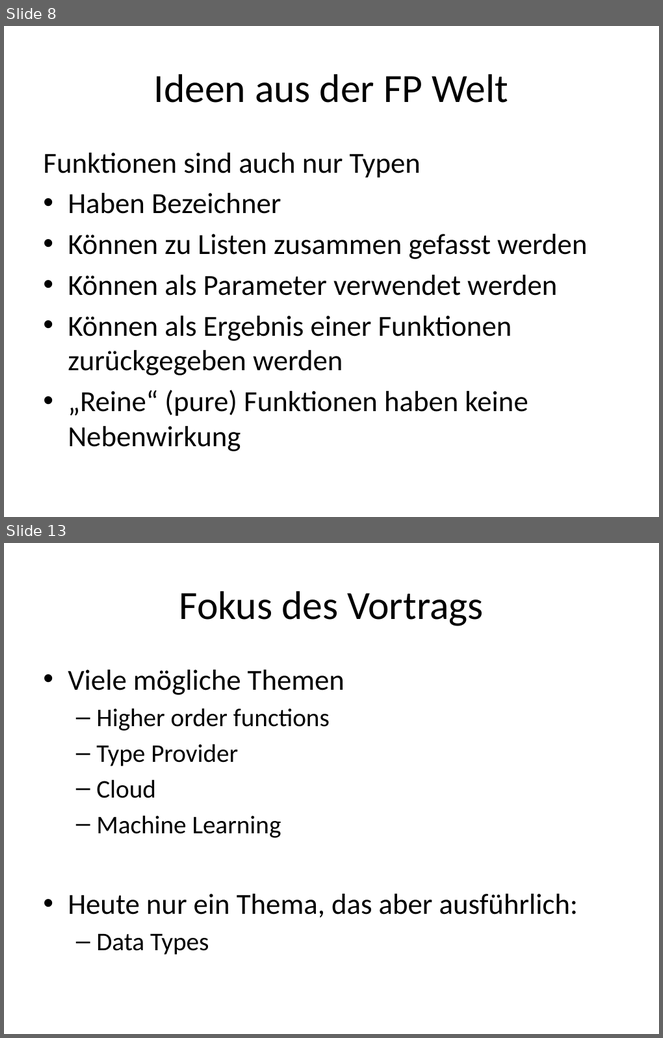
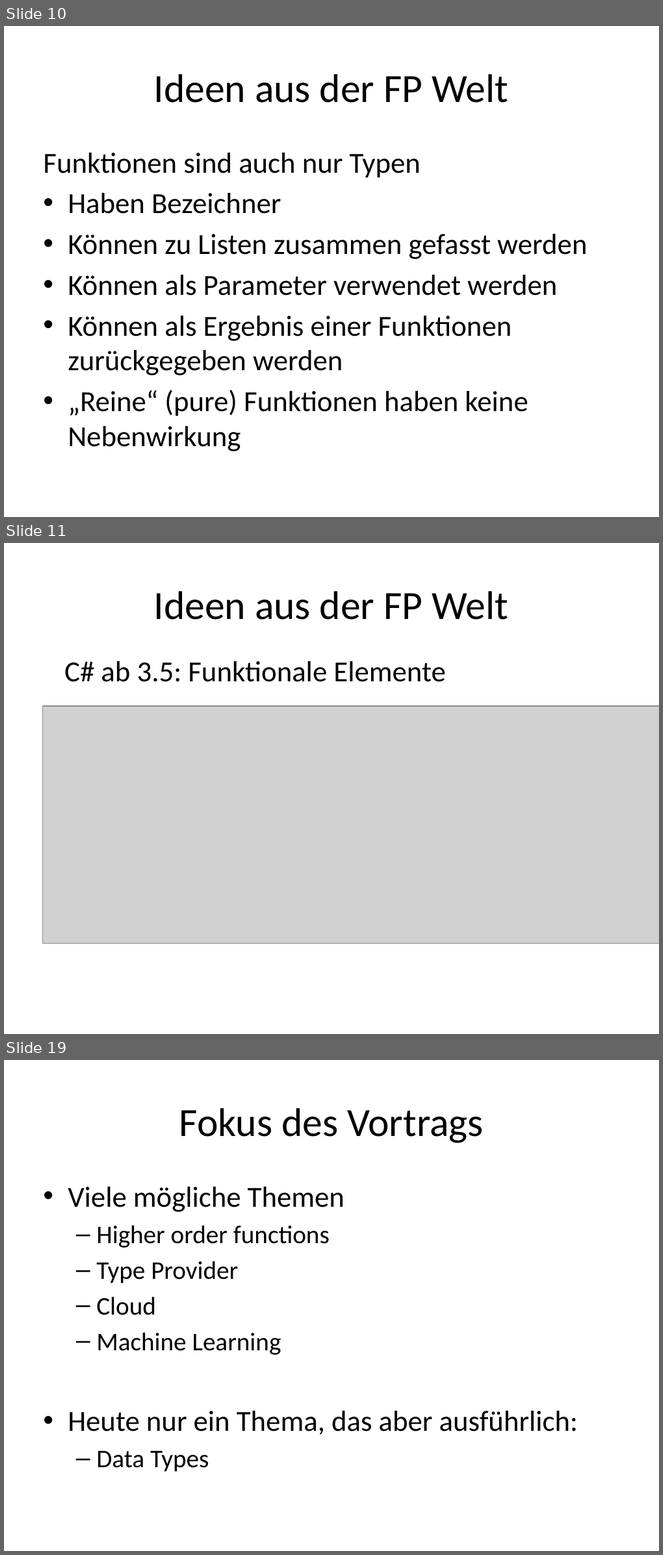
Before and after one commit to ronaldboehm/talks, a slide deck: 20151202/Einführung20151202.pptx. Shown one above the other, each under a label of ours: slides 8 and 13 before the commit, slides 10, 11 and 19 after it; the slides between them are not shown. The pictures are 663x1038 and 663x1555 pixels, drawn with LibreOffice and Linux fonts; fonts in the diff are those of the drawing; grey boxes stand for pictures. Boxes give left, top, right and bottom in pixels: in the first picture for what was removed or moved away, otherwise in the second. Text is boxed around its words. In the diff, an @@ line names an element or a change of style, - is before the commit and + after.

```diff
--- a/20151202/Einführung20151202.pptx
+++ b/20151202/Einführung20151202.pptx
@@ slide 11 added at bbox=[4, 543, 659, 1034], background #FFFFFF @@
@@ title added at bbox=[154, 591, 508, 620], 44 pt, text #000000 @@
+Ideen aus der FP Welt
@@ text added at bbox=[64, 661, 445, 682], 32 pt, text #000000 @@
+C# ab 3.5: Funktionale Elemente
@@ picture added at bbox=[42, 706, 659, 943] @@
@@ what was slide 8 is now slide 10 @@
@@ what was slide 13 is now slide 19 @@
```
Also in this commit, not shown: 9 slides changed, 6 other slides added, 1 other file.
